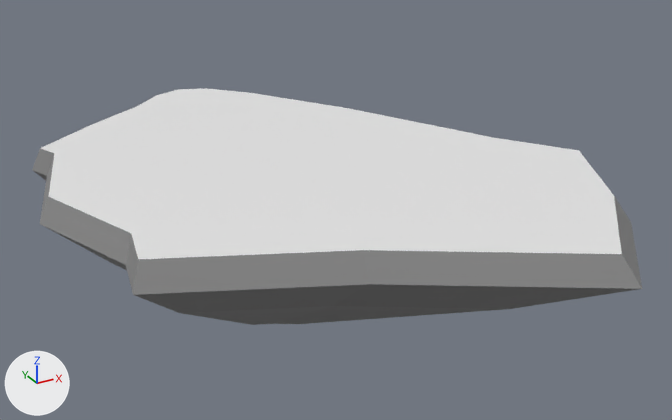
Before and after pictures for a commit that changed the Blender file Blender Files/island.blend.
Before and after are seen from a 50 mm lens placed at (-8.64, -16.75, 7.74), pointed at (1.34, 1.41, -1.34). The lights are fixed; the arrows at lower left show +X, +Y and +Z. The picture after the commit comes second.

Before the edit, the objects in view are built like this:
```python
me_plane = bpy.data.meshes.new('Plane')
me_plane.from_pydata(...)  # 216 vertices, 200 faces; spans x -2.05..2.62, y -2.31..3.3, z -1.75..0.11
me_plane.polygons.foreach_set('use_smooth', [True] * 200)
# faces by material slot: [1, 199]
me_plane.materials.append(mat_material)  # grey #898989
me_plane.materials.append(mat_material_001)  # white #e7e7e7
me_plane_001 = bpy.data.meshes.new('Plane.001')
me_plane_001.from_pydata(...)  # 72 vertices, 56 faces; spans x -2.05..2.62, y -2.31..3.3, z -1.69..0.02
# faces by material slot: [55, 1]
me_plane_001.materials.append(mat_material)  # grey #898989
me_plane_001.materials.append(None)
ob_plane = bpy.data.objects.new('Plane', me_plane)
ob_plane.location = (0.0, 0.0, 0.0)
ob_plane.scale = (2.66, 2.66, 2.66)
ob_plane.hide_set(True)
ob_plane_001 = bpy.data.objects.new('Plane.001', me_plane_001)
ob_plane_001.location = (0.0, 0.0, 0.0)
ob_plane_001.scale = (2.66, 2.66, 2.66)
```
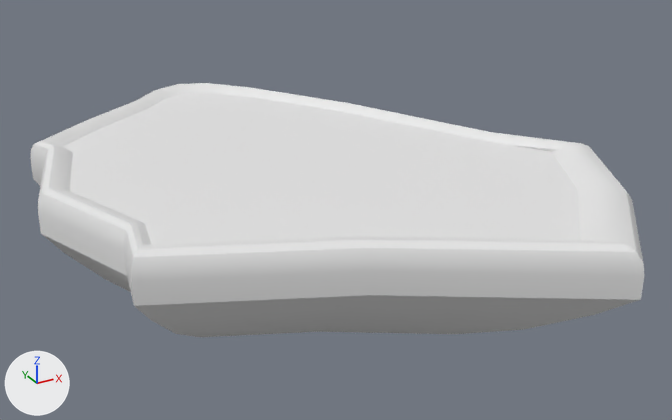
Pixel boxes [x1, y1, x2, y2] of what changed, in the pictures (672 x 420 px):
'Plane', shown: after [31, 83, 644, 337]

Patch to the scene script:
```diff
--- a/Blender Files/island.blend.py
+++ b/Blender Files/island.blend.py
@@ ob_plane @@
 ob_plane.scale = (2.66, 2.66, 2.66)
-ob_plane.hide_set(True)
```
